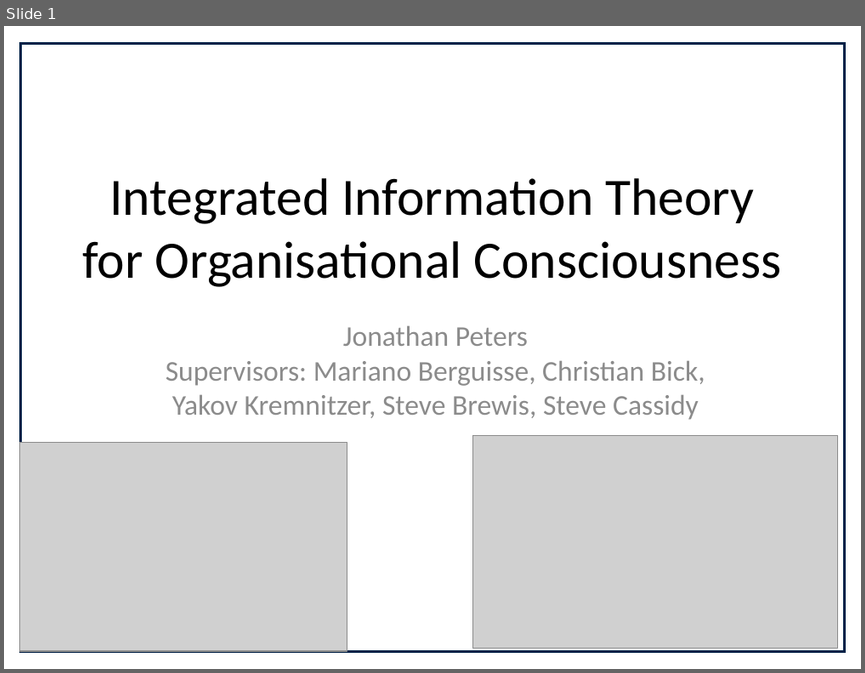
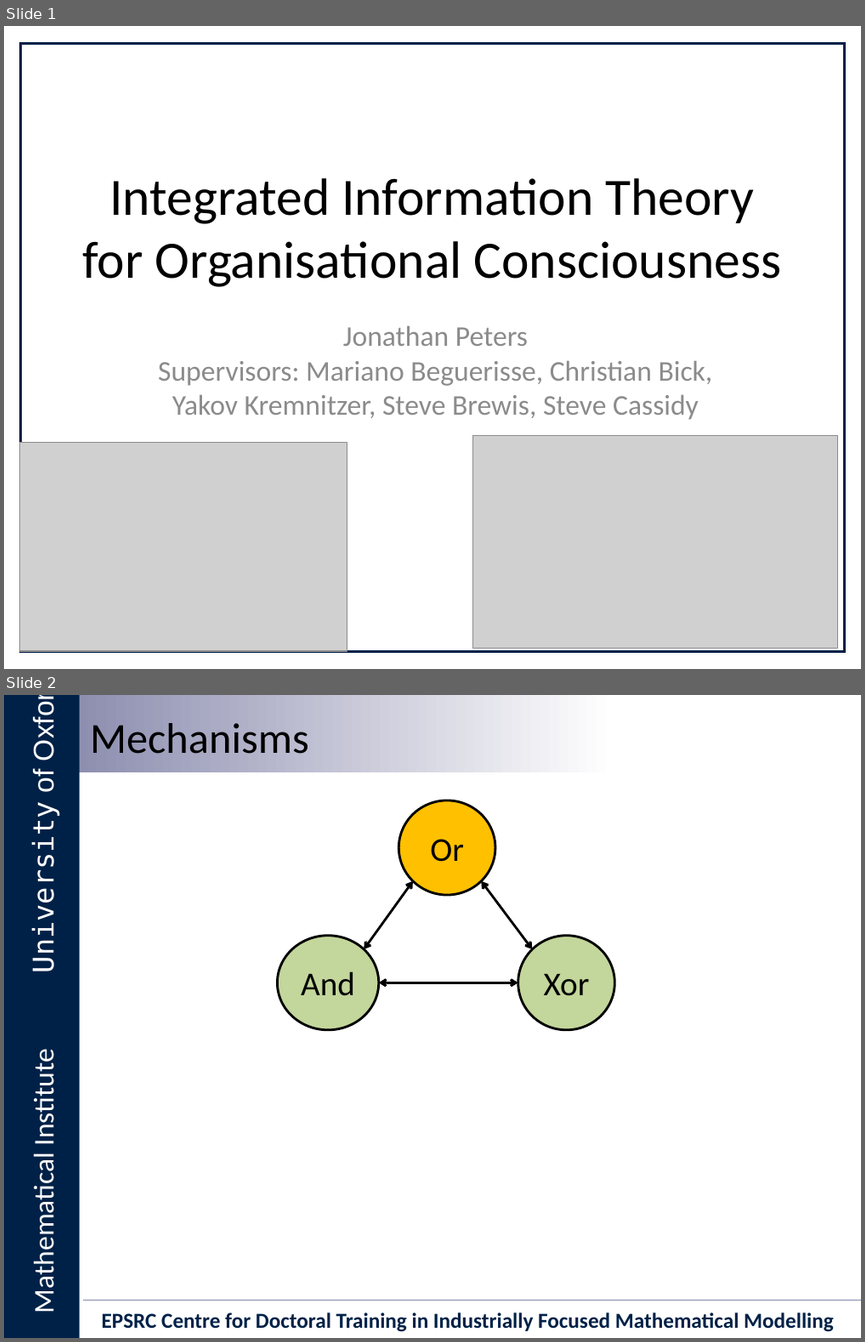
Before and after one commit to Ectheleon/IIT-Mini-Project, a slide deck: Writeup/Presentation/Integrated Information Theory for Organisational Consciousness.pptx. Shown one above the other, each under a label of ours: slide 1 before the commit, slides 1 and 2 after it. The pictures are 865x673 and 865x1342 pixels, drawn with LibreOffice and Linux fonts; fonts in the diff are those of the drawing; grey boxes stand for pictures; background and template pictures are left out. Boxes give left, top, right and bottom in pixels: in the first picture for what was removed or moved away, otherwise in the second. Text is boxed around its words. In the diff, an @@ line names an element or a change of style, - is before the commit and + after.

```diff
--- a/Writeup/Presentation/Integrated Information Theory for Organisational Consciousness.pptx
+++ b/Writeup/Presentation/Integrated Information Theory for Organisational Consciousness.pptx
@@ slide 2 added at box(4, 695, 861, 1338), background #FFFFFF @@
@@ rectangle added at box(4, 695, 80, 1338), fill #002147 @@
@@ rectangle added at box(79, 695, 616, 773), fill gradient #8E8FB0 to #FFFFFF @@
@@ text added at box(90, 723, 309, 754), 36 pt, text #000000 @@
+Mechanisms
@@ text added at box(27, 771, 60, 968), 24 pt, text #FFFFFF @@
+University of Oxford
@@ ellipse added at box(399, 800, 496, 895), fill #FFC000, outline #000000 2 pt, 28 pt, text #000000 @@
+Or
@@ double arrow added from (413, 881) to (364, 949), #000000 2 pt @@
@@ double arrow added from (481, 881) to (532, 949), #000000 2 pt @@
@@ ellipse added at box(278, 936, 378, 1030), fill #C3D69B, outline #000000 2 pt, 28 pt, text #000000 @@
+And
@@ ellipse added at box(518, 936, 615, 1030), fill #C3D69B, outline #000000 2 pt, 28 pt, text #000000 @@
+Xor
@@ double arrow added from (378, 983) to (518, 983), #000000 2 pt @@
@@ text added at box(26, 1058, 61, 1308), 24 pt, text #FFFFFF @@
+Mathematical Institute
@@ line added from (84, 1300) to (861, 1300), #8E8FB0 0.75 pt @@
@@ text added at box(102, 1312, 834, 1332), 18 pt, text #002147, bold @@
+EPSRC Centre for Doctoral Training in Industrially Focused Mathematical Modelling
@@ slide 1 changed as well @@
@@ subtitle at box(158, 360, 713, 420): text changed @@
-Supervisors: Mariano Berguisse, Christian Bick, Yakov Kremnitzer, Steve Brewis, Steve Cassidy
+Supervisors: Mariano Beguerisse, Christian Bick, Yakov Kremnitzer, Steve Brewis, Steve Cassidy
```
Also in this commit, not shown: 4 other slides added, 1 slide removed.
